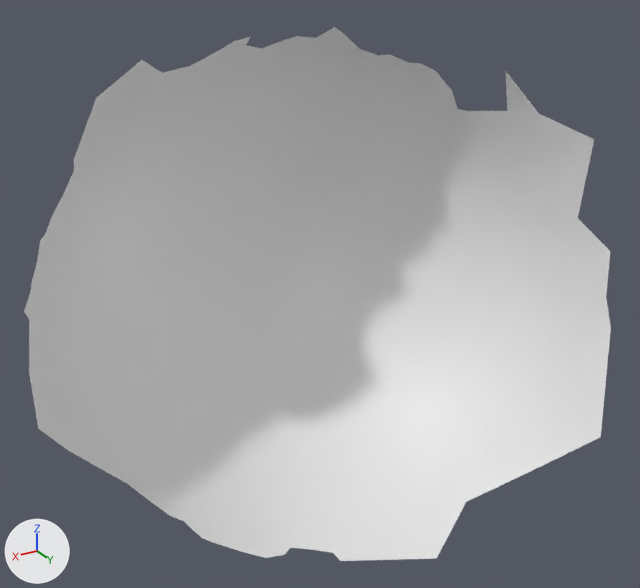
Before and after pictures for a commit that changed the OBJ model res/final/camerafocus/cleanedup/CameraFocus_M4.000001.obj.
The view is the same before and after, from a 50 mm lens placed at (67.7, 163.7, 72.6), pointed at (-50.0, -32.4, -25.5). Every picture has the same lights, and +X, +Y and +Z are marked at lower left. Where no turn or scale is listed for an object, it has been applied to the vertices.

The first picture shows 'CameraFocus_M4.000001'.
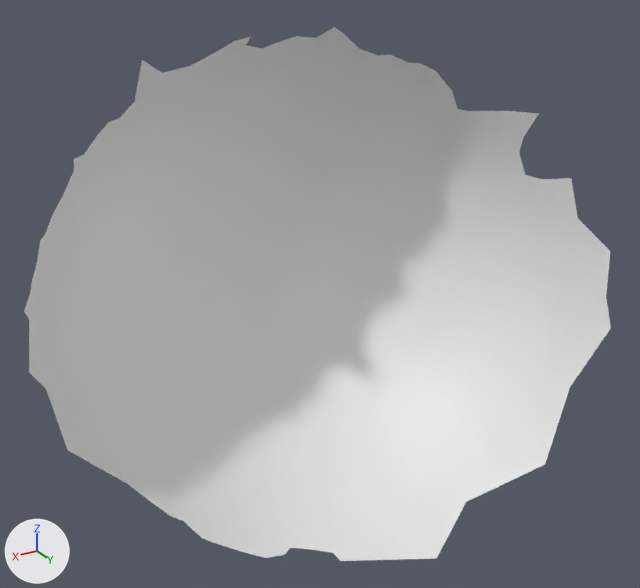
Pixel boxes (x1, y1, x2, y2) of what changed, in the pictures (640 x 588 px):
part 1 of me_camerafocus_m4_000001, deleted: before (74, 60, 142, 159)
part 2 of me_camerafocus_m4_000001, deleted: before (505, 70, 594, 216)
part 3 of me_camerafocus_m4_000001, deleted: before (29, 373, 67, 449)
part 4 of me_camerafocus_m4_000001, deleted: before (545, 329, 611, 464)

Patch to the scene script:
```diff
--- a/res/final/camerafocus/cleanedup/CameraFocus_M4.000001.obj.py
+++ b/res/final/camerafocus/cleanedup/CameraFocus_M4.000001.obj.py
@@ me_camerafocus_m4_000001 @@
 me_camerafocus_m4_000001.from_pydata(...)  # 4405 vertices, 8741 faces; spans x -125.0..31.0, y -89.0..22.0, z -97.0..43.0
 # used by ob_camerafocus_m4_000001; location = (0.0, 0.0, 0.0)
 # verts and faces of me_camerafocus_m4_000001; kept vertices keep their numbers, new ones are numbered from 4405
 # before: 1378 (-9.0, -69.0, 22.0) at pixel (118, 118), 1848 (3.0, -66.0, 14.0) at pixel (84, 154), 2613 (6.0, -62.0, 14.0) at pixel (73, 158), 3068 (-13.0, -69.0, 26.0) at pixel (134, 101), 3205 (-2.0, -66.0, 19.0) at pixel (97, 134)
 # before: 3340 (-5.0, -67.0, 21.0) at pixel (108, 122), 4399 (-13.0, -60.0, 38.0) at pixel (141, 59), 4400 (0.0, -60.0, 29.0) at pixel (96, 97)
 # before: 4269 (-118.0, -30.0, 6.0) at pixel (519, 152), 4318 (-120.0, -29.0, 0.0) at pixel (525, 174), 4319 (-122.0, -23.0, -1.0) at pixel (543, 179), 4340 (-117.0, -28.0, 12.0) at pixel (523, 137), 4381 (-123.0, -13.0, 2.0) at pixel (571, 177)
 # before: 4383 (-125.0, -10.0, -10.0) at pixel (577, 217), 4392 (-113.0, -25.0, 25.0) at pixel (523, 93), 4393 (-116.0, -22.0, 20.0) at pixel (539, 113), 4394 (-113.0, -31.0, 19.0) at pixel (507, 110), 4395 (-108.0, -28.0, 32.0) at pixel (505, 69)
 # before: 4398 (-123.0, -6.0, 15.0) at pixel (594, 139)
 # before: 4379 (30.0, -38.0, -31.0) at pixel (29, 372), 4380 (26.0, -41.0, -38.0) at pixel (45, 389), 4396 (25.0, -30.0, -51.0) at pixel (67, 450), 4397 (31.0, -28.0, -41.0) at pixel (38, 428)
 # before: 4390 (-121.0, 10.0, -36.0) at pixel (610, 328), 4401 (-114.0, 5.0, -56.0) at pixel (570, 387), 4402 (-109.0, 22.0, -62.0) at pixel (600, 437), 4403 (-100.0, 11.0, -75.0) at pixel (545, 464)
+# me_camerafocus_m4_000001 part 1
+delete_vertices([4400])  # with the faces that use them
+# me_camerafocus_m4_000001 part 2
+delete_vertices([4392, 4395, 4398])  # with the faces that use them
+# me_camerafocus_m4_000001 part 3
+delete_vertices([4397])  # with the faces that use them
+# me_camerafocus_m4_000001 part 4
+delete_vertices([4402])  # with the faces that use them
```
